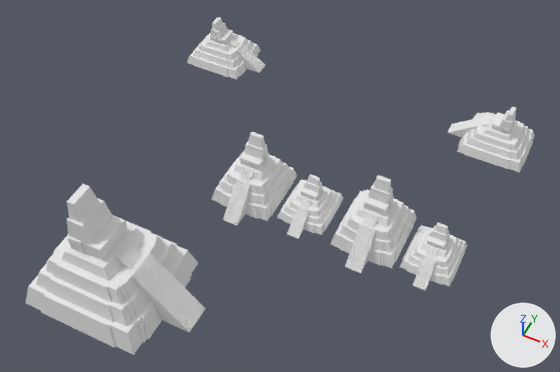
An edit to the Blender file 2_Produccion/Juego/Modelos/templos/templos.blend, drawn before and after from the same camera.
One viewpoint serves both versions: a 50 mm lens placed at (61.7, -105.7, 210.6), pointed at (-14.1, 45.9, 21.1). Lighting does not change. The marker at lower right points along +X, +Y and +Z.

Before the edit, the objects in view are built like this:
```python
me_templo = bpy.data.meshes.new('templo')
me_templo.from_pydata(...)  # 562 vertices, 1058 faces; spans x -832.0..1260.0, y -804.0..757.0, z -1.0..1650.0
me_templo.materials.append(mat_templo_png)  # its picture is missing
ob_templo4 = bpy.data.objects.new('templo4', me_templo)
ob_templo4.location = (-7.6, 57.6, 1.1)
ob_templo4.rotation_euler = (0.0, 0.0, -1.571)  # degrees (0, 0, -90)
ob_templo4.scale = (0.0115, 0.0114, 0.0086)
ob_templo7 = bpy.data.objects.new('templo7', me_templo)
ob_templo7.location = (-67.0, 102.3, 15.5)
ob_templo7.rotation_euler = (0.0, 0.0, -6.283)  # degrees (0, 0, -360)
ob_templo7.scale = (0.0137, 0.0133, 0.01)
ob_templo8 = bpy.data.objects.new('templo8', me_templo)
ob_templo8.location = (43.1, 102.3, 15.5)
ob_templo8.rotation_euler = (0.0, 0.0, -3.142)  # degrees (0, 0, -180)
ob_templo8.scale = (0.0137, 0.0133, 0.01)
# also in view: 'templo2' at (-46.9, 0.5, 20.9); 'templo3' at (-29.9, 54.2, 13.3); 'templo5' at (16.1, 54.7, 13.3); 'templo6' at (38.0, 54.4, 8.2)
```
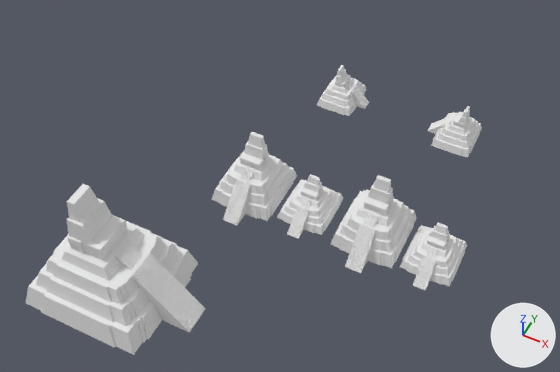
Commit message: Actualizando Templos simples

What differs and where, as boxes [x1, y1, x2, y2] in the pictures (560 x 372 px):
'templo8', moved, rescaled (36% narrower, 21% shorter): before [447, 107, 534, 173]; after [427, 106, 482, 158]
'templo7', moved, rescaled (33% narrower, 19% shorter): before [187, 17, 265, 80]; after [317, 65, 369, 116]

What changed in the scene script:
```text
Change ob_templo7:
    ob_templo7.location: (-67.0, 102.3, 15.5) -> (-15.6, 100.9, 15.5)
    ob_templo7.scale: (0.0137, 0.0133, 0.01) -> (0.00812, 0.011, 0.0083)
Change ob_templo8:
    ob_templo8.location: (43.1, 102.3, 15.5) -> (29.5, 99.5, 15.5)
    ob_templo8.scale: (0.0137, 0.0133, 0.01) -> (0.00826, 0.011, 0.0083)
```
